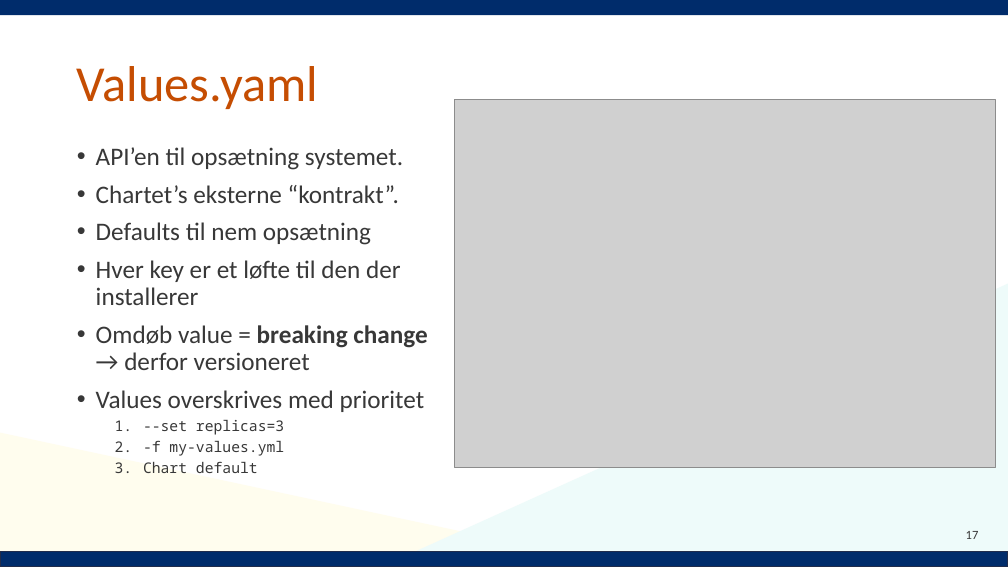
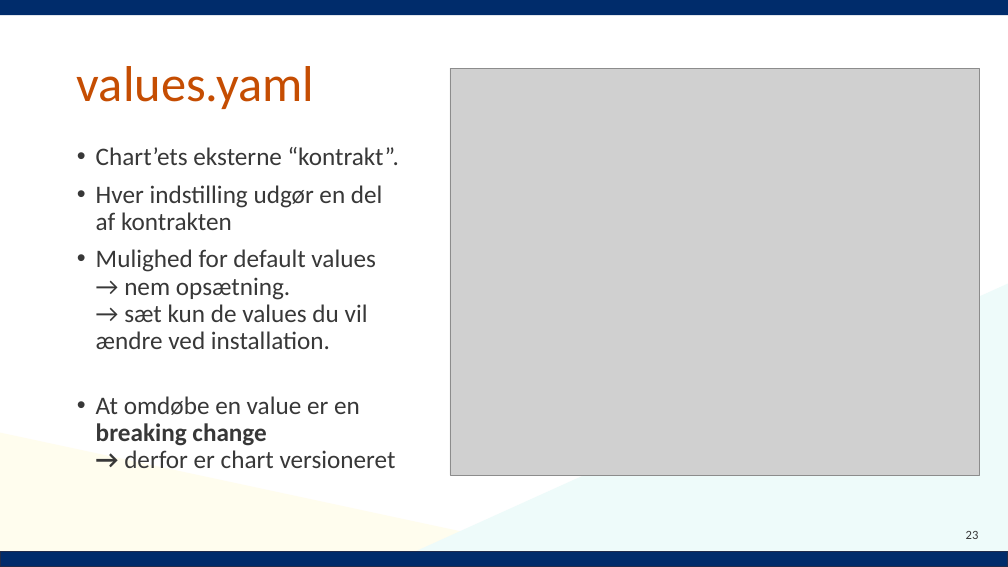
Before and after one commit to Notalib/workshop-helm-charts, a slide deck: slide 23 of Kubernetes_workshop_helm_chart.pptx (slide 17 before the commit). Drawn at 1008x567 pixels with LibreOffice and Linux fonts; fonts in the diff are those of the drawing; grey boxes stand for pictures; background and template pictures are left out. Boxes give left, top, right and bottom in pixels: in the first picture for what was removed or moved away, otherwise in the second. Text is boxed around its words. In the diff, an @@ line names an element or a change of style, - is before the commit and + after.

```diff
--- a/Kubernetes_workshop_helm_chart.pptx
+++ b/Kubernetes_workshop_helm_chart.pptx
@@ title at (77,66,315,109): text changed @@
-Values.yaml
+values.yaml
@@ picture: place and size @@
-picture at (454,100,995,467)
+picture at (450,68,979,475)
@@ text at (96,147,399,468): text changed @@
-• API’en til opsætning systemet.
-• Chartet’s eksterne “kontrakt”.
-• Defaults til nem opsætning
-• Hver key er et løfte til den der installerer
-• Omdøb value = breaking change → derfor versioneret
-• Values overskrives med prioritet
-  1. --set replicas=3
-  2. -f my-values.yml
-  3. Chart default
+• Chart’ets eksterne “kontrakt”.
+• Hver indstilling udgør en del af kontrakten
+• Mulighed for default values
+  → nem opsætning.
+  → sæt kun de values du vil ændre ved installation.
+• At omdøbe en value er en
+  breaking change
+  → derfor er chart versioneret
@@ page number at (966,531,979,539): text changed @@
-17
+23
```
Also in this commit, not shown: 28 other slides changed, 30 slides added, 4 slides removed, 15 other files.
